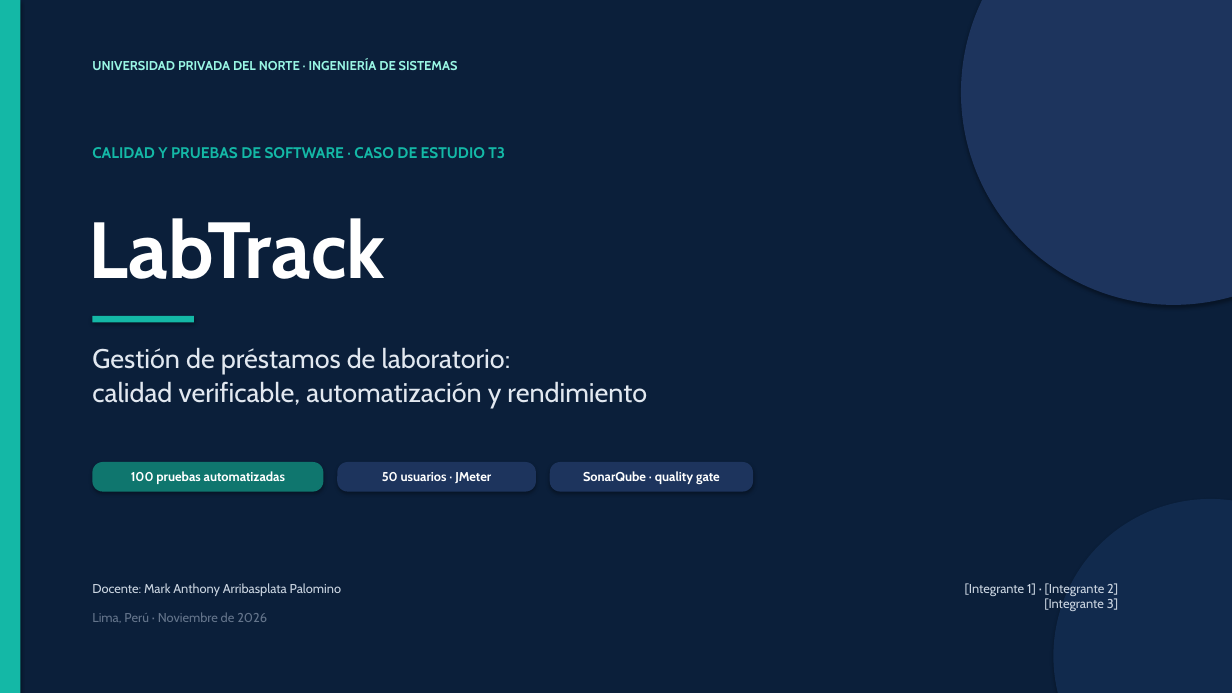
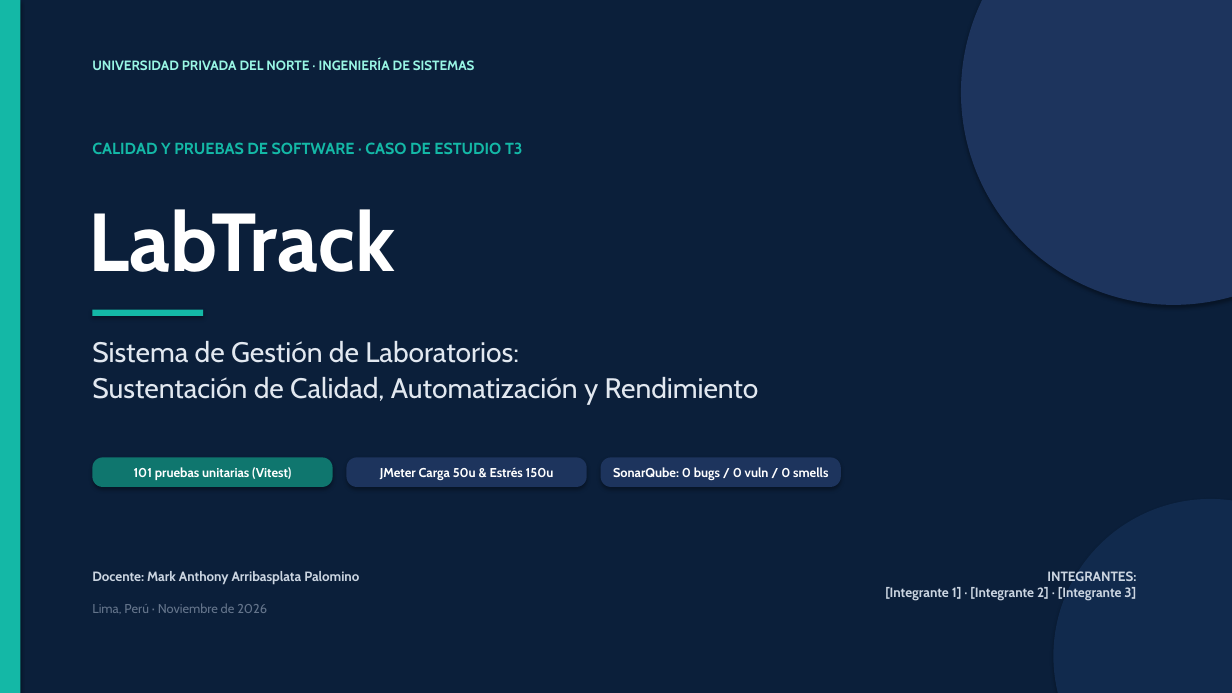
Before and after one commit to N00385644/LabTrack, a slide deck: slide 1 of docs/presentacion-labtrack.pptx. Drawn at 1232x693 pixels with LibreOffice and Linux fonts; fonts in the diff are those of the drawing. Boxes give left, top, right and bottom in pixels: in the first picture for what was removed or moved away, otherwise in the second. Text is boxed around its words. In the diff, an @@ line names an element or a change of style, - is before the commit and + after.

```diff
--- a/docs/presentacion-labtrack.pptx
+++ b/docs/presentacion-labtrack.pptx
@@ text "UNIVERSIDAD PRIVADA DEL NORTE · ..." at (92, 59, 475, 70): size 10 to 10.5 pt @@
@@ text "CALIDAD Y PRUEBAS DE SOFTWARE ..." at (92, 142, 523, 154): size 12 to 12.5 pt @@
@@ text "LabTrack" at (89, 209, 395, 272): size 62 to 64 pt @@
@@ rectangle: place and size @@
-rectangle at (92, 316, 194, 323)
+rectangle at (92, 310, 203, 316)
@@ text at (92, 341, 759, 404): text changed; size 21 to 22 pt @@
-Gestión de préstamos de laboratorio:
-calidad verificable, automatización y rendimiento
+Sistema de Gestión de Laboratorios:
+Sustentación de Calidad, Automatización y Rendimiento
@@ rounded rectangle "101 pruebas unitarias (Vitest)": place and size @@
-rounded rectangle "101 pruebas unitarias (Vitest)" at (92, 462, 323, 492)
+rounded rectangle "101 pruebas unitarias (Vitest)" at (92, 457, 333, 487)
@@ text in rounded rectangle at (134, 467, 291, 480): text changed @@
-100 pruebas automatizadas
+101 pruebas unitarias (Vitest)
@@ rounded rectangle "JMeter Carga 50u & Estrés ...": place and size @@
-rounded rectangle "JMeter Carga 50u & Estrés ..." at (337, 462, 536, 492)
+rounded rectangle "JMeter Carga 50u & Estrés ..." at (347, 457, 587, 487)
@@ text in rounded rectangle at (380, 467, 554, 480): text changed @@
-50 usuarios · JMeter
+JMeter Carga 50u & Estrés 150u
@@ rounded rectangle "SonarQube: 0 bugs / 0 ...": place and size @@
-rounded rectangle "SonarQube: 0 bugs / 0 ..." at (550, 462, 753, 492)
+rounded rectangle "SonarQube: 0 bugs / 0 ..." at (601, 457, 841, 487)
@@ text in rounded rectangle at (613, 467, 828, 480): text changed @@
-SonarQube · quality gate
+SonarQube: 0 bugs / 0 vuln / 0 smells
@@ 3 texts: place and size @@
-3 texts at (89, 218, 386, 622)
+3 texts at (89, 209, 395, 613)
@@ text "Docente: Mark Anthony Arribasplata Palomino" at (92, 571, 359, 585): size 10 to 10.5 pt, bold on @@
@@ text at (885, 571, 1136, 601): text changed; size 10 to 10.5 pt; bold on @@
-[Integrante 1] · [Integrante 2]
-[Integrante 3]
+INTEGRANTES:
+[Integrante 1] · [Integrante 2] · [Integrante 3]
```
Also in this commit, not shown: 1 other slide changed, 3 slides added, 3 slides removed, 13 other files.
